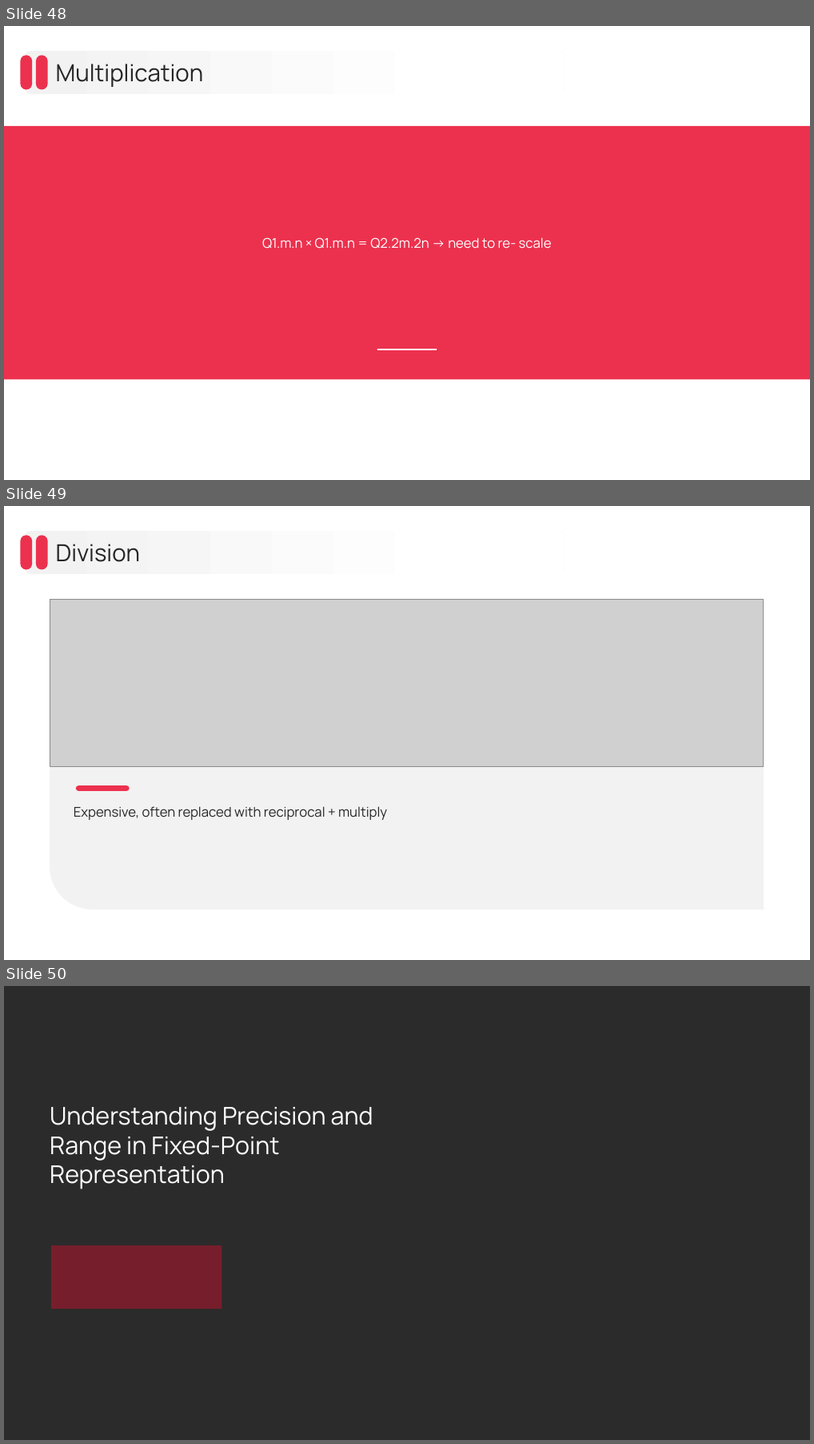
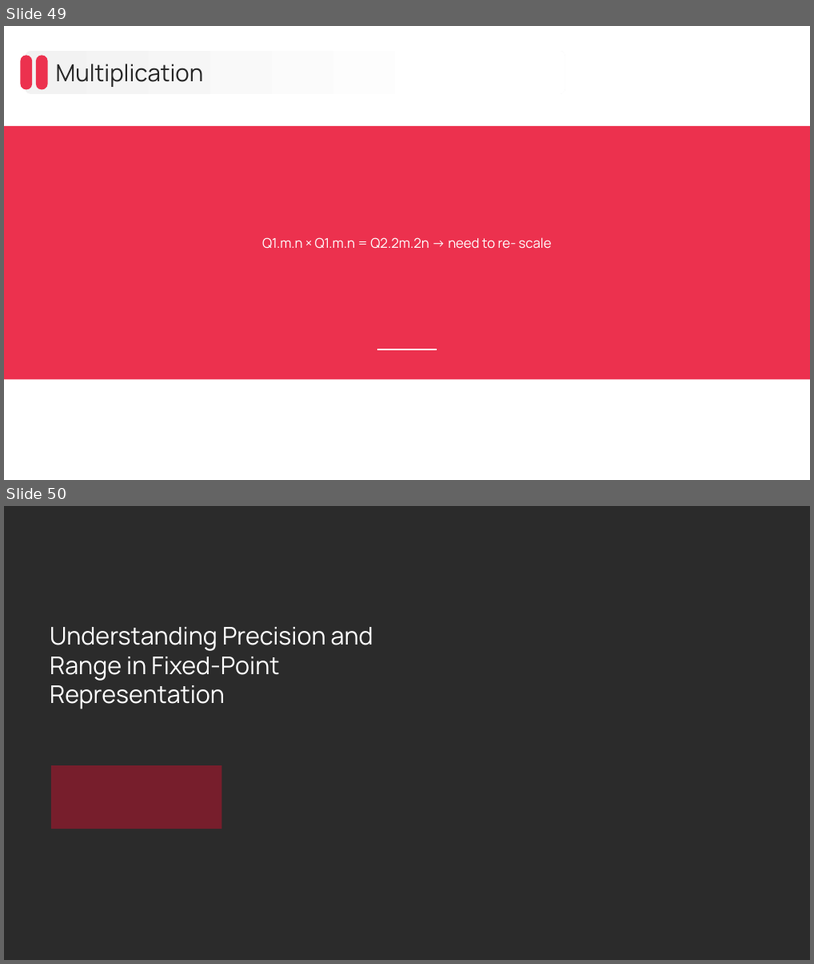
Before and after one commit to chbsaikiran/CBIT-DSP-SEMINAR-RELATED, a slide deck: Slides/From Theory to Code_ Fixed-Point FIR Filter Design and Speech Quality Evaluation.pptx. Shown one above the other, each under a label of ours: slides 48, 49 and 50 before the commit, slides 49 and 50 after it. The pictures are 814x1444 and 814x964 pixels, drawn with LibreOffice and Linux fonts; fonts in the diff are those of the drawing; grey boxes stand for pictures; background and template pictures are left out; a plain dark background stands for a picture behind light text. Boxes give left, top, right and bottom in pixels: in the first picture for what was removed or moved away, otherwise in the second. Text is boxed around its words. In the diff, an @@ line names an element or a change of style, - is before the commit and + after.

```diff
--- a/Slides/From Theory to Code_ Fixed-Point FIR Filter Design and Speech Quality Evaluation.pptx
+++ b/Slides/From Theory to Code_ Fixed-Point FIR Filter Design and Speech Quality Evaluation.pptx
@@ slide 49 removed at [4, 506, 810, 960], background #FFFFFF @@
@@ rounded rectangle removed at [20, 535, 32, 569] @@
@@ rounded rectangle removed at [25, 531, 566, 574] @@
@@ rounded rectangle removed at [36, 535, 47, 569] @@
@@ text removed at [56, 544, 140, 562] @@
-Division
@@ picture removed at [50, 600, 764, 767] @@
@@ round rect removed at [50, 766, 764, 909] @@
@@ line removed from (79, 788) to (126, 788) @@
@@ text removed at [74, 806, 387, 820] @@
-Expensive, often replaced with reciprocal + multiply
@@ what was slide 48 is now slide 49 @@
```
Also in this commit, not shown: 1 slide changed, 1 slide added.
